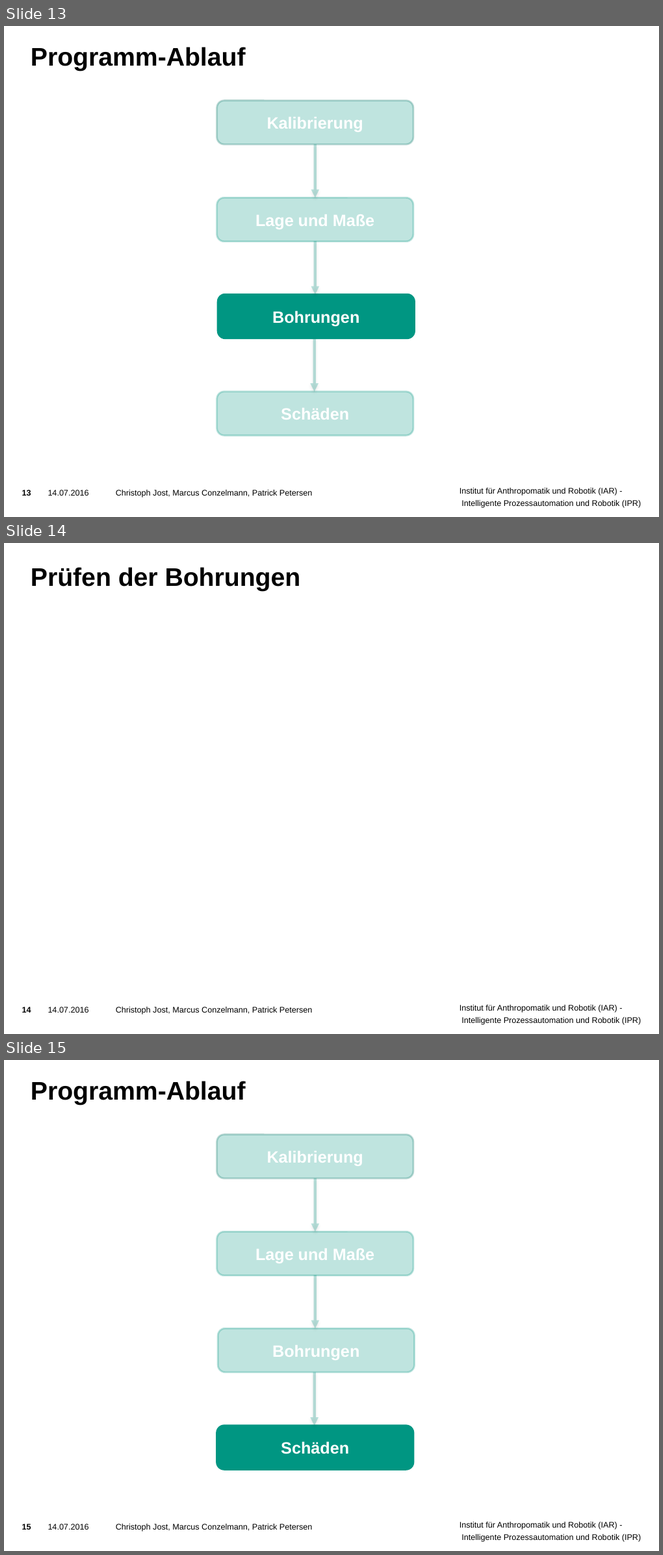
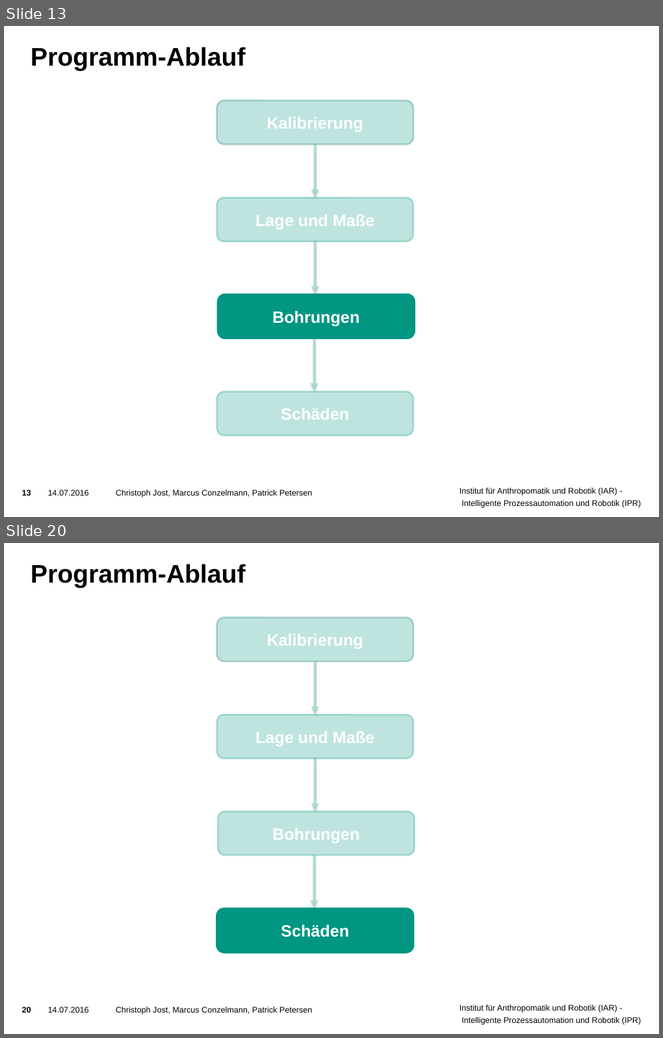
Before and after one commit to ThePrimus/VisualInspection, a slide deck: Praesentation/Vorlage Präsentation.pptx. Shown one above the other, each under a label of ours: slides 13, 14 and 15 before the commit, slides 13 and 20 after it; the slides between them are not shown. The pictures are 663x1555 and 663x1038 pixels, drawn with LibreOffice and Linux fonts; fonts in the diff are those of the drawing; background and template pictures are left out. Boxes give left, top, right and bottom in pixels: in the first picture for what was removed or moved away, otherwise in the second. Text is boxed around its words. In the diff, an @@ line names an element or a change of style, - is before the commit and + after.

```diff
--- a/Praesentation/Vorlage Präsentation.pptx
+++ b/Praesentation/Vorlage Präsentation.pptx
@@ slide 14 removed at (4, 543, 659, 1034), background picture (left out); not listed: 3 template elements that a slide beside it also shows @@
@@ title removed at (31, 567, 301, 591) @@
-Prüfen der Bohrungen
@@ what was slide 15 is now slide 20 @@
@@ page number at (22, 1007, 31, 1013): text changed @@
-15
+20
```
Also in this commit, not shown: 6 slides added.
